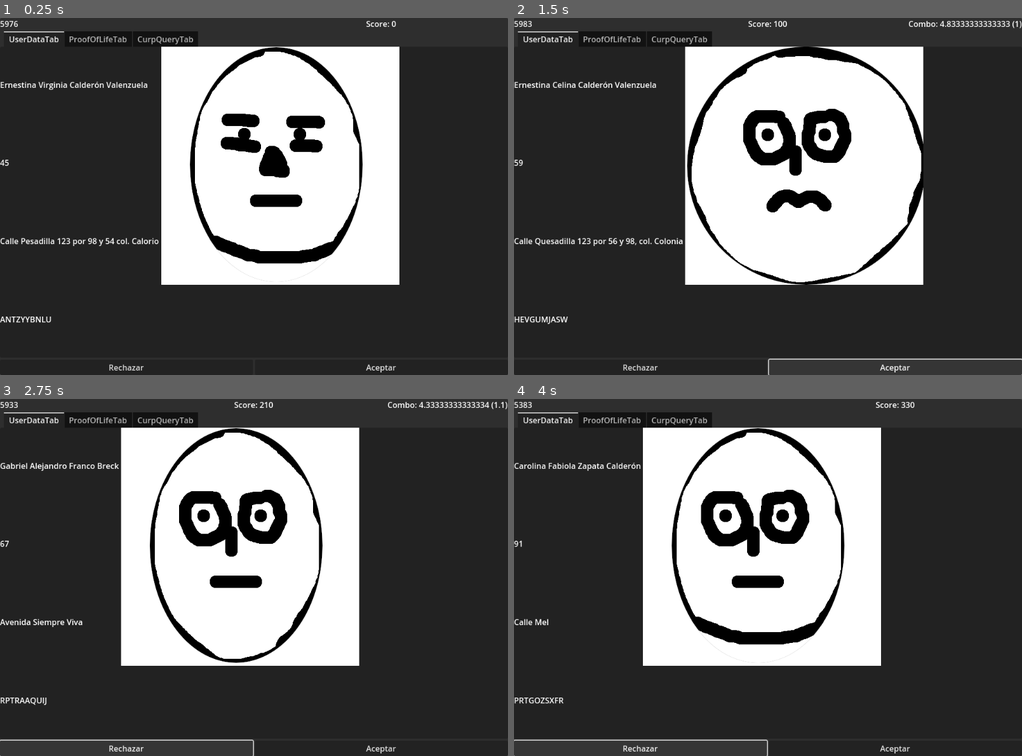
Above: before the commit, frames 1-4 (two rows, left to right).
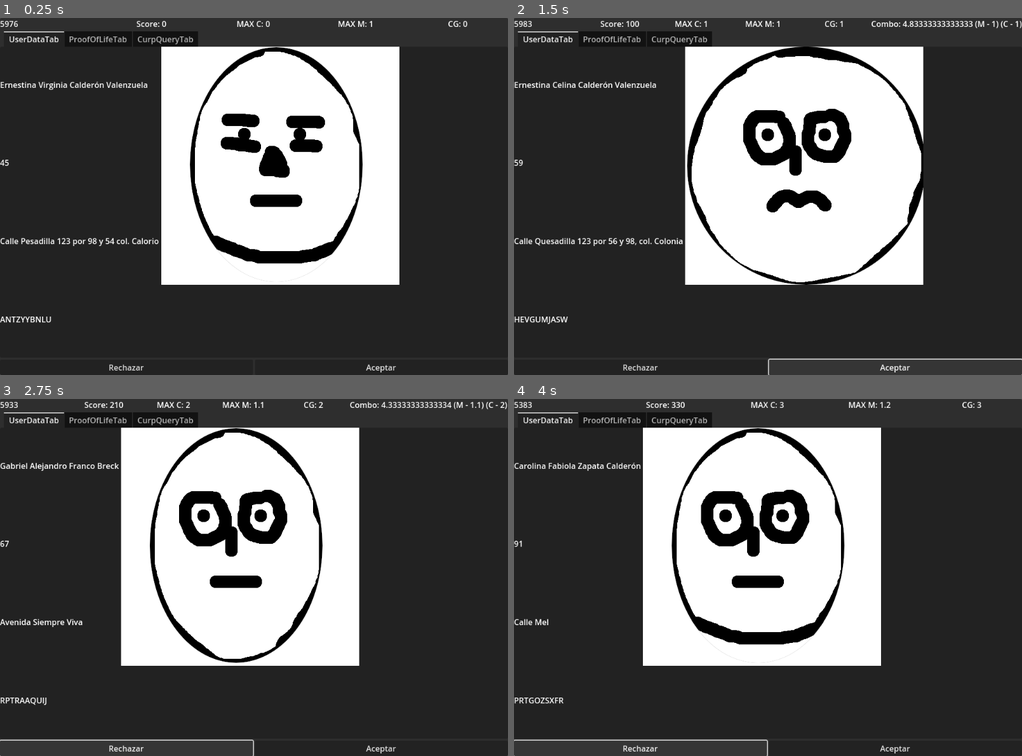
Above: after the commit, the same moments.

Repository: pyramid-seph/dash_dash_dashboard
Game: Godot game, scene res://scenes/Main.tscn
The game is run twice, just before and just after one commit, with the same random seed, the same clock (stepped at 60 frames per second) and the same inputs.
Inputs:
- Up to frame 1 (0.25 s): no input
- Up to frame 2 (1.5 s): click "Rechazar" at 0.5 s; click "Aceptar" at 1.25 s
- Up to frame 3 (2.75 s): click "Rechazar" at 2 s
- Up to frame 4 (4 s): click "Aceptar" at 2.75 s; click "Rechazar" at 3.5 s

The runs differ from the first frame. In frame 1, 0.3% of the frame differs, in the area x 26-92%, y 0-3%; in frame 2, 0.6%; in frame 3, 0.6%, in the area x 16-100%, y 0-3%; in frame 4, 0.3%.

Commit message:
Give bonus points at the end of the game

Diff:
--- a/scenes/ComboManager.gd
+++ b/scenes/ComboManager.gd
@@ -7,7 +7,8 @@
 signal combo_broken
 
 
-const MULTIPLIER_MIN: float = 1.0
+const MIN_MULTIPLIER: float = 1.0
+const MIN_CONSECUTIVE_EXT: int = 1
 
 @export var duration_sec: float = 1.0
 @export var max_multiplier: float = 1.0
@@ -47,8 +48,8 @@
 		combo_extended.emit(_multiplier, _consecutive_extensions)
 	else:
 		_is_active = true
-		_multiplier = MULTIPLIER_MIN
-		_consecutive_extensions = 0
+		_multiplier = MIN_MULTIPLIER
+		_consecutive_extensions = MIN_CONSECUTIVE_EXT
 		timer.start(duration_sec)
 		combo_started.emit(_multiplier, _consecutive_extensions)
 
--- /dev/null
+++ b/scenes/GameOverPanel.gd
@@ -0,0 +1,18 @@
+extends PanelContainer
+
+
+@onready var max_combo_label := %MaxCombo as Label
+@onready var max_multiplier_label := %MaxMultiplier as Label
+@onready var bonus_points_label := %BonusPoints as Label
+@onready var total_score_label := %TotalScore as Label
+
+
+func show_results(max_combo: int, max_multiplier: float, bonus_points: int, total_score: int) -> void:
+	max_combo_label.text = "MAX Combo: %s" % max_combo
+	max_multiplier_label.text = "MAX Multiplier: %s" % max_multiplier
+	bonus_points_label.text = "Bonus! (MAX Combo x MAX Multiplier x 100): %s" % bonus_points
+	total_score_label.text = "Total Score: %s" % total_score
+	visible = true
+
+func hide_results() -> void:
+	visible = false
--- a/scenes/GameplayGui.gd
+++ b/scenes/GameplayGui.gd
@@ -9,10 +9,13 @@
 @onready var proof_of_life_tab = %ProofOfLifeTab
 @onready var debug := $DebugPanel/Debug as Label
 @onready var pause_panel = $PausePanel as PanelContainer
-@onready var game_over_panel = $GameOverPanel as PanelContainer
+@onready var game_over_results = $GameOverResults as PanelContainer
 @onready var cheems := %StaminaTimer as Label
 @onready var request_combo_counter := %RequestComboCounter as Label
 @onready var score := %Score as Label
+@onready var max_combo_label := $PanelContainer/VBoxContainer/HUD/MaxCombo as Label
+@onready var max_mult_label := $PanelContainer/VBoxContainer/HUD/MaxMultiplier as Label
+@onready var correct_guesses_label := $PanelContainer/VBoxContainer/HUD/Correct as Label
 
 
 var request_challenge: RequestChallenge:
@@ -36,8 +39,20 @@
 	score.text = "Score: %s" % points
 
 
-func update_request_combo_counter(time_left: float, multiplier: float) -> void:
-	request_combo_counter.text = "Combo: %s (%s)" % [time_left, multiplier]
+func update_max_combo(value: int) -> void:
+	max_combo_label.text = "MAX C: %s" % value
+
+
+func update_max_multiplier(value: float) -> void:
+	max_mult_label.text = "MAX M: %s" % value
+
+
+func update_correct_guessess(value: int) -> void:
+	correct_guesses_label.text = "CG: %s" % value
+
+
+func update_request_combo_counter(time_left: float, multiplier: float, combo: int) -> void:
+	request_combo_counter.text = "Combo: %s (M - %s) (C - %s)" % [time_left, multiplier, combo]
 
 
 func show_request_combo_counter(should_show: bool) -> void:
@@ -48,8 +63,12 @@
 	pause_panel.visible = paused
 
 
-func show_game_over_panel(should_show: bool) -> void:
-	game_over_panel.visible = should_show
+func show_results(max_combo: int, max_multiplier: float, bonus_points: int, total_score: int) -> void:
+	game_over_results.show_results(max_combo, max_multiplier, bonus_points, total_score)
+
+
+func hide_results() -> void:
+	game_over_results.hide_results()
 
 
 func update_stamina_meter(stamina: float) -> void:
--- a/scenes/GameplayGui.tscn
+++ b/scenes/GameplayGui.tscn
@@ -1,10 +1,11 @@
-[gd_scene load_steps=6 format=3 uid="uid://cdd2qox50mycb"]
+[gd_scene load_steps=7 format=3 uid="uid://cdd2qox50mycb"]
 
 [ext_resource type="Script" path="res://scenes/GameplayGui.gd" id="1_6yfmw"]
 [ext_resource type="Script" path="res://scenes/CurpQueryTab.gd" id="2_kph81"]
 [ext_resource type="Script" path="res://scenes/UserDataTab.gd" id="3_g15n0"]
 [ext_resource type="PackedScene" uid="uid://bol70ddbnwtv6" path="res://scenes/PersonImage.tscn" id="3_vdsu5"]
 [ext_resource type="Script" path="res://scenes/ProofOfLifeTab.gd" id="4_1il7u"]
+[ext_resource type="Script" path="res://scenes/GameOverPanel.gd" id="6_cvt1o"]
 
 [node name="GUI" type="Control"]
 layout_mode = 3
@@ -16,7 +17,6 @@
 script = ExtResource("1_6yfmw")
 
 [node name="PanelContainer" type="PanelContainer" parent="."]
-layout_mode = 1
 anchors_preset = 15
 anchor_right = 1.0
 anchor_bottom = 1.0
@@ -24,124 +24,162 @@
 grow_vertical = 2
 
 [node name="VBoxContainer" type="VBoxContainer" parent="PanelContainer"]
-layout_mode = 2
+offset_right = 1024.0
+offset_bottom = 720.0
 
 [node name="HUD" type="HBoxContainer" parent="PanelContainer/VBoxContainer"]
-layout_mode = 2
+offset_right = 1024.0
+offset_bottom = 26.0
 size_flags_vertical = 0
 alignment = 1
 
 [node name="StaminaTimer" type="Label" parent="PanelContainer/VBoxContainer/HUD"]
 unique_name_in_owner = true
-layout_mode = 2
+offset_right = 201.0
+offset_bottom = 26.0
 size_flags_horizontal = 3
 text = "Cheems: 000"
 
 [node name="Score" type="Label" parent="PanelContainer/VBoxContainer/HUD"]
 unique_name_in_owner = true
-layout_mode = 2
+offset_left = 205.0
+offset_right = 407.0
+offset_bottom = 26.0
 size_flags_horizontal = 3
 text = "Score: 999999"
 horizontal_alignment = 1
 
+[node name="MaxCombo" type="Label" parent="PanelContainer/VBoxContainer/HUD"]
+offset_left = 411.0
+offset_right = 612.0
+offset_bottom = 26.0
+size_flags_horizontal = 3
+text = "0"
+horizontal_alignment = 1
+
+[node name="MaxMultiplier" type="Label" parent="PanelContainer/VBoxContainer/HUD"]
+offset_left = 616.0
+offset_right = 818.0
+offset_bottom = 26.0
+size_flags_horizontal = 3
+text = "0"
+horizontal_alignment = 1
+
+[node name="Correct" type="Label" parent="PanelContainer/VBoxContainer/HUD"]
+offset_left = 822.0
+offset_right = 1024.0
+offset_bottom = 26.0
+size_flags_horizontal = 3
+text = "0"
+horizontal_alignment = 1
+
 [node name="RequestComboCounter" type="Label" parent="PanelContainer/VBoxContainer/HUD"]
 unique_name_in_owner = true
 visible = false
-layout_mode = 2
+offset_right = 160.0
+offset_bottom = 26.0
 size_flags_horizontal = 3
 text = "Combo 3 (x1.2) - 999 "
 horizontal_alignment = 2
 
 [node name="GridContainer" type="HBoxContainer" parent="PanelContainer/VBoxContainer"]
-layout_mode = 2
+offset_top = 30.0
+offset_right = 1024.0
+offset_bottom = 720.0
 size_flags_vertical = 3
 
 [node name="ChallengeButtons" type="VBoxContainer" parent="PanelContainer/VBoxContainer/GridContainer"]
 visible = false
-layout_mode = 2
 
 [node name="ChallengesLabel" type="Label" parent="PanelContainer/VBoxContainer/GridContainer/ChallengeButtons"]
-layout_mode = 2
 text = "Challenges"
 
 [node name="ChallengeOneButton" type="Button" parent="PanelContainer/VBoxContainer/GridContainer/ChallengeButtons"]
-layout_mode = 2
 text = "ONE"
 
 [node name="ChallengeTwoButton" type="Button" parent="PanelContainer/VBoxContainer/GridContainer/ChallengeButtons"]
-layout_mode = 2
 text = "TWO"
 
 [node name="ChallengeThreeButton" type="Button" parent="PanelContainer/VBoxContainer/GridContainer/ChallengeButtons"]
-layout_mode = 2
 text = "THREE"
 
 [node name="VBoxContainer" type="VBoxContainer" parent="PanelContainer/VBoxContainer/GridContainer"]
-layout_mode = 2
+offset_right = 1024.0
+offset_bottom = 690.0
 size_flags_horizontal = 3
 
 [node name="ChallengeTabs" type="TabContainer" parent="PanelContainer/VBoxContainer/GridContainer/VBoxContainer"]
-layout_mode = 2
+offset_right = 1024.0
+offset_bottom = 655.0
 size_flags_horizontal = 3
 size_flags_vertical = 3
 
 [node name="UserDataTab" type="HBoxContainer" parent="PanelContainer/VBoxContainer/GridContainer/VBoxContainer/ChallengeTabs"]
 unique_name_in_owner = true
-layout_mode = 2
+anchors_preset = 15
+anchor_right = 1.0
+anchor_bottom = 1.0
+offset_top = 31.0
 script = ExtResource("3_g15n0")
 
 [node name="VBoxContainer" type="VBoxContainer" parent="PanelContainer/VBoxContainer/GridContainer/VBoxContainer/ChallengeTabs/UserDataTab"]
-layout_mode = 2
+offset_right = 234.0
+offset_bottom = 624.0
 
 [node name="FullName" type="Label" parent="PanelContainer/VBoxContainer/GridContainer/VBoxContainer/ChallengeTabs/UserDataTab/VBoxContainer"]
-layout_mode = 2
+offset_top = 63.0
+offset_right = 234.0
+offset_bottom = 89.0
 size_flags_vertical = 6
 text = "Name: My othercool full name"
 
 [node name="Age" type="Label" parent="PanelContainer/VBoxContainer/GridContainer/VBoxContainer/ChallengeTabs/UserDataTab/VBoxContainer"]
-layout_mode = 2
+offset_top = 220.0
+offset_right = 234.0
+offset_bottom = 246.0
 size_flags_vertical = 6
 text = "Age: My Cool Age"
 
 [node name="Address" type="Label" parent="PanelContainer/VBoxContainer/GridContainer/VBoxContainer/ChallengeTabs/UserDataTab/VBoxContainer"]
-layout_mode = 2
+offset_top = 377.0
+offset_right = 234.0
+offset_bottom = 403.0
 size_flags_vertical = 6
 text = "Address My Cool Address"
 
 [node name="Curp" type="Label" parent="PanelContainer/VBoxContainer/GridContainer/VBoxContainer/ChallengeTabs/UserDataTab/VBoxContainer"]
-layout_mode = 2
+offset_top = 534.0
+offset_right = 234.0
+offset_bottom = 560.0
 size_flags_vertical = 6
 text = "Address My Cool Address"
 
 [node name="Reviewed" type="CheckBox" parent="PanelContainer/VBoxContainer/GridContainer/VBoxContainer/ChallengeTabs/UserDataTab/VBoxContainer"]
 visible = false
-layout_mode = 2
 size_flags_horizontal = 4
 size_flags_vertical = 8
 text = "Revisado"
 
 [node name="PersonImage" parent="PanelContainer/VBoxContainer/GridContainer/VBoxContainer/ChallengeTabs/UserDataTab" instance=ExtResource("3_vdsu5")]
-layout_mode = 2
+offset_left = 238.0
+offset_right = 1024.0
+offset_bottom = 624.0
 size_flags_horizontal = 3
 size_flags_vertical = 1
 
 [node name="ProofOfLifeTab" type="VBoxContainer" parent="PanelContainer/VBoxContainer/GridContainer/VBoxContainer/ChallengeTabs"]
 unique_name_in_owner = true
 visible = false
-layout_mode = 2
 script = ExtResource("4_1il7u")
 
 [node name="Video" type="CenterContainer" parent="PanelContainer/VBoxContainer/GridContainer/VBoxContainer/ChallengeTabs/ProofOfLifeTab"]
-layout_mode = 2
 size_flags_vertical = 3
 use_top_left = true
 
 [node name="PersonImage" parent="PanelContainer/VBoxContainer/GridContainer/VBoxContainer/ChallengeTabs/ProofOfLifeTab/Video" instance=ExtResource("3_vdsu5")]
-layout_mode = 2
 
 [node name="Reviewed" type="CheckBox" parent="PanelContainer/VBoxContainer/GridContainer/VBoxContainer/ChallengeTabs/ProofOfLifeTab"]
 visible = false
-layout_mode = 2
 size_flags_horizontal = 4
 size_flags_vertical = 8
 text = "Revisado"
@@ -149,49 +187,47 @@
 [node name="CurpQueryTab" type="HBoxContainer" parent="PanelContainer/VBoxContainer/GridContainer/VBoxContainer/ChallengeTabs"]
 unique_name_in_owner = true
 visible = false
-layout_mode = 2
 script = ExtResource("2_kph81")
 
 [node name="VBoxContainer" type="VBoxContainer" parent="PanelContainer/VBoxContainer/GridContainer/VBoxContainer/ChallengeTabs/CurpQueryTab"]
-layout_mode = 2
 
 [node name="FullName" type="Label" parent="PanelContainer/VBoxContainer/GridContainer/VBoxContainer/ChallengeTabs/CurpQueryTab/VBoxContainer"]
-layout_mode = 2
 size_flags_vertical = 6
 text = "Name: My othercool full name"
 
 [node name="Age" type="Label" parent="PanelContainer/VBoxContainer/GridContainer/VBoxContainer/ChallengeTabs/CurpQueryTab/VBoxContainer"]
-layout_mode = 2
 size_flags_vertical = 6
 text = "Age: My Cool Age"
 
 [node name="Address" type="Label" parent="PanelContainer/VBoxContainer/GridContainer/VBoxContainer/ChallengeTabs/CurpQueryTab/VBoxContainer"]
-layout_mode = 2
 size_flags_vertical = 6
 text = "Address My Cool Address"
 
 [node name="Curp" type="Label" parent="PanelContainer/VBoxContainer/GridContainer/VBoxContainer/ChallengeTabs/CurpQueryTab/VBoxContainer"]
-layout_mode = 2
 size_flags_vertical = 6
 text = "Address My Cool Address"
 
 [node name="Reviewed" type="CheckBox" parent="PanelContainer/VBoxContainer/GridContainer/VBoxContainer/ChallengeTabs/CurpQueryTab/VBoxContainer"]
 visible = false
-layout_mode = 2
 size_flags_horizontal = 4
 size_flags_vertical = 8
 text = "Revisado"
 
 [node name="CommitmentButtons" type="HBoxContainer" parent="PanelContainer/VBoxContainer/GridContainer/VBoxContainer"]
-layout_mode = 2
+offset_top = 659.0
+offset_right = 1024.0
+offset_bottom = 690.0
 
 [node name="RejectButton" type="Button" parent="PanelContainer/VBoxContainer/GridContainer/VBoxContainer/CommitmentButtons"]
-layout_mode = 2
+offset_right = 510.0
+offset_bottom = 31.0
 size_flags_horizontal = 3
 text = "Rechazar"
 
 [node name="AcceptButton" type="Button" parent="PanelContainer/VBoxContainer/GridContainer/VBoxContainer/CommitmentButtons"]
-layout_mode = 2
+offset_left = 514.0
+offset_right = 1024.0
+offset_bottom = 31.0
 size_flags_horizontal = 3
 text = "Aceptar
 "
@@ -199,7 +235,6 @@
 [node name="DebugPanel" type="PanelContainer" parent="."]
 visible = false
 custom_minimum_size = Vector2(512, 0)
-layout_mode = 1
 anchors_preset = 6
 anchor_left = 1.0
 anchor_top = 0.5
@@ -212,7 +247,6 @@
 grow_vertical = 2
 
 [node name="Debug" type="Label" parent="DebugPanel"]
-layout_mode = 2
 size_flags_vertical = 1
 text = "DEBUG TEXT"
 autowrap_mode = 3
@@ -220,7 +254,6 @@
 [node name="PausePanel" type="PanelContainer" parent="."]
 process_mode = 3
 visible = false
-layout_mode = 1
 anchors_preset = 15
 anchor_right = 1.0
 anchor_bottom = 1.0
@@ -228,26 +261,58 @@
 grow_vertical = 2
 
 [node name="Pause" type="Label" parent="PausePanel"]
-layout_mode = 2
 text = "PAUSA"
 horizontal_alignment = 1
 vertical_alignment = 1
 
-[node name="GameOverPanel" type="PanelContainer" parent="."]
+[node name="GameOverResults" type="PanelContainer" parent="."]
 process_mode = 3
 visible = false
-layout_mode = 1
 anchors_preset = 15
 anchor_right = 1.0
 anchor_bottom = 1.0
 grow_horizontal = 2
 grow_vertical = 2
-
-[node name="GameOver" type="Label" parent="GameOverPanel"]
-layout_mode = 2
+script = ExtResource("6_cvt1o")
+
+[node name="VBoxContainer" type="VBoxContainer" parent="GameOverResults"]
+offset_right = 1024.0
+offset_bottom = 720.0
+
+[node name="GameOver" type="Label" parent="GameOverResults/VBoxContainer"]
+offset_right = 1024.0
+offset_bottom = 26.0
 text = "GAME OVER!"
 horizontal_alignment = 1
 vertical_alignment = 1
+
+[node name="MaxCombo" type="Label" parent="GameOverResults/VBoxContainer"]
+unique_name_in_owner = true
+offset_top = 30.0
+offset_right = 1024.0
+offset_bottom = 56.0
+text = "100"
+
+[node name="MaxMultiplier" type="Label" parent="GameOverResults/VBoxContainer"]
+unique_name_in_owner = true
+offset_top = 60.0
+offset_right = 1024.0
+offset_bottom = 86.0
+text = "1.50"
+
+[node name="BonusPoints" type="Label" parent="GameOverResults/VBoxContainer"]
+unique_name_in_owner = true
+offset_top = 90.0
+offset_right = 1024.0
+offset_bottom = 116.0
+text = "Bonus! 999"
+
+[node name="TotalScore" type="Label" parent="GameOverResults/VBoxContainer"]
+unique_name_in_owner = true
+offset_top = 120.0
+offset_right = 1024.0
+offset_bottom = 146.0
+text = "99999"
 
 [connection signal="pressed" from="PanelContainer/VBoxContainer/GridContainer/VBoxContainer/CommitmentButtons/RejectButton" to="." method="_on_reject_button_pressed"]
 [connection signal="pressed" from="PanelContainer/VBoxContainer/GridContainer/VBoxContainer/CommitmentButtons/AcceptButton" to="." method="_on_accept_button_pressed"]
--- a/scenes/Main.gd
+++ b/scenes/Main.gd
@@ -12,7 +12,10 @@
 @export var stamina_lose_sec: float = 5.0
 @export var base_points_successful_request: int = 100
 
-var _current_score: int = 0
+var _max_combo: int = 0
+var _max_combo_multiplier: float = 0
+var _correct_guesses: int = 0
+var _score: int = 0
 var _game_state: GameState = GameState.PLAYING
 var _current_request_challenge: RequestChallenge:
 	get:
@@ -28,10 +31,19 @@
 
 
 func _ready() -> void:
-	_current_score = 0
+	_score = 0
+	_correct_guesses = 0
+	_max_combo_multiplier = request_combo_mngr.MIN_MULTIPLIER
+	_max_combo = 0
 	_setup_next_request_challenge()
+	gameplay_gui.hide_results()
 	stamina_timer.start(stamina_sec)
-	gameplay_gui.update_score(_current_score)
+	gameplay_gui.update_score(_score)
+	gameplay_gui.update_max_multiplier(_max_combo_multiplier)
+	gameplay_gui.update_max_combo(_max_combo)
+	gameplay_gui.update_correct_guessess(_correct_guesses)
+	request_combo_mngr.combo_started.connect(func(_a, b): print("Consecutive: %s" % b))
+	request_combo_mngr.combo_extended.connect(func(_a, b): print("Consecutive: %s" % b))
 
 
 func _unhandled_input(event) -> void:
@@ -43,7 +55,7 @@
 func _process(_delta) -> void:
 	gameplay_gui.update_stamina_meter(stamina_timer.time_left)
 	gameplay_gui.update_request_combo_counter(request_combo_mngr.time_left,\
-		request_combo_mngr.multiplier)
+		request_combo_mngr.multiplier, request_combo_mngr.consecutive_extensions)
 
 
 func _create_request_challenge() -> RequestChallenge:
@@ -81,8 +93,17 @@
 	var points: int = int(
 		base_points_successful_request * request_combo_mngr.multiplier
 	)
-	_current_score += points
-	gameplay_gui.update_score(_current_score)
+	_score += points
+	_correct_guesses += 1
+	if _max_combo_multiplier < request_combo_mngr.multiplier:
+		_max_combo_multiplier = request_combo_mngr.multiplier
+		gameplay_gui.update_max_multiplier(_max_combo_multiplier)
+	if _max_combo < request_combo_mngr.consecutive_extensions:
+		_max_combo = request_combo_mngr.consecutive_extensions
+		gameplay_gui.update_max_combo(_max_combo)
+
+	gameplay_gui.update_score(_score)
+	gameplay_gui.update_correct_guessess(_correct_guesses)
 
 
 func _on_failed_request_guess() -> void:
@@ -122,7 +143,9 @@
 
 func _on_stamina_timer_timeout() -> void:
 	_game_state = GameState.GAME_OVER
-	gameplay_gui.show_game_over_panel(true)
+	var bonus_points: int = int(_max_combo * _max_combo_multiplier * base_points_successful_request)
+	_score += bonus_points
+	gameplay_gui.show_results(_max_combo, _max_combo_multiplier, bonus_points, _score)
 
 
 func _on_request_combo_manager_combo_started(_multiplier, _consecutive_extensions) -> void:
